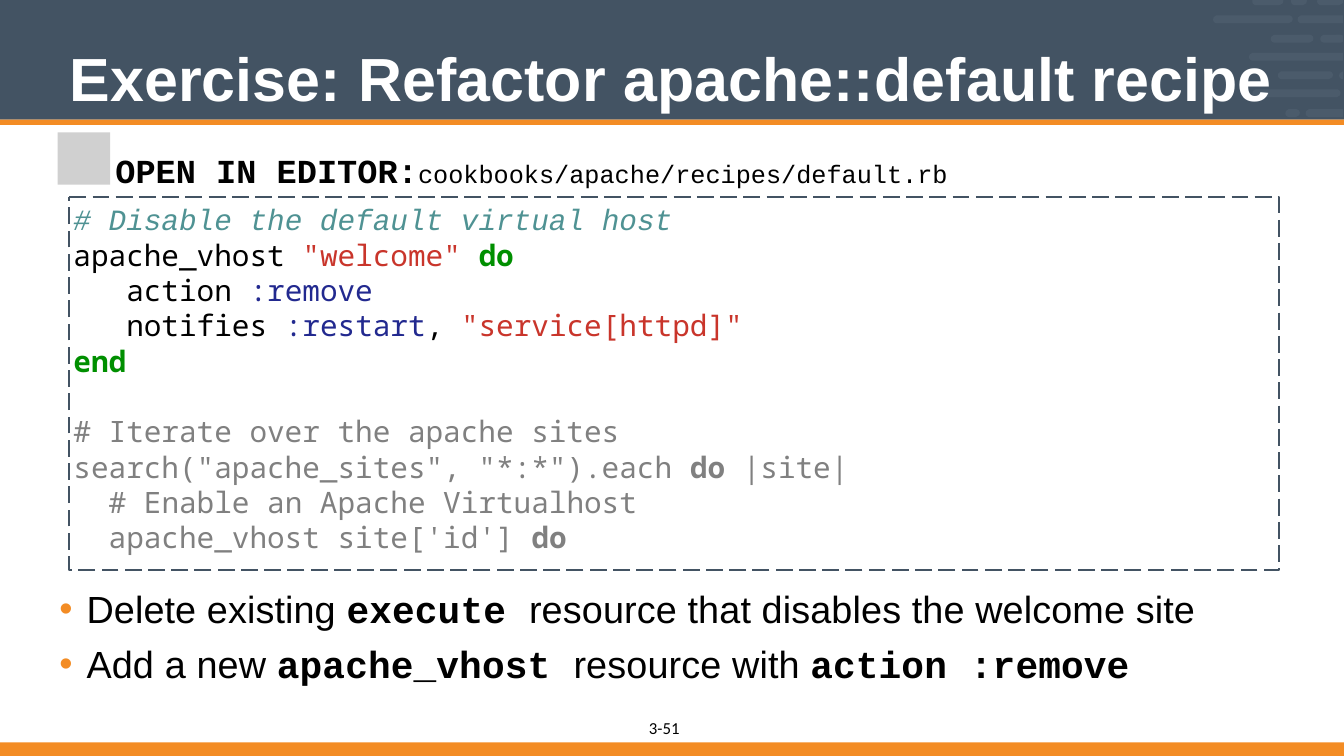
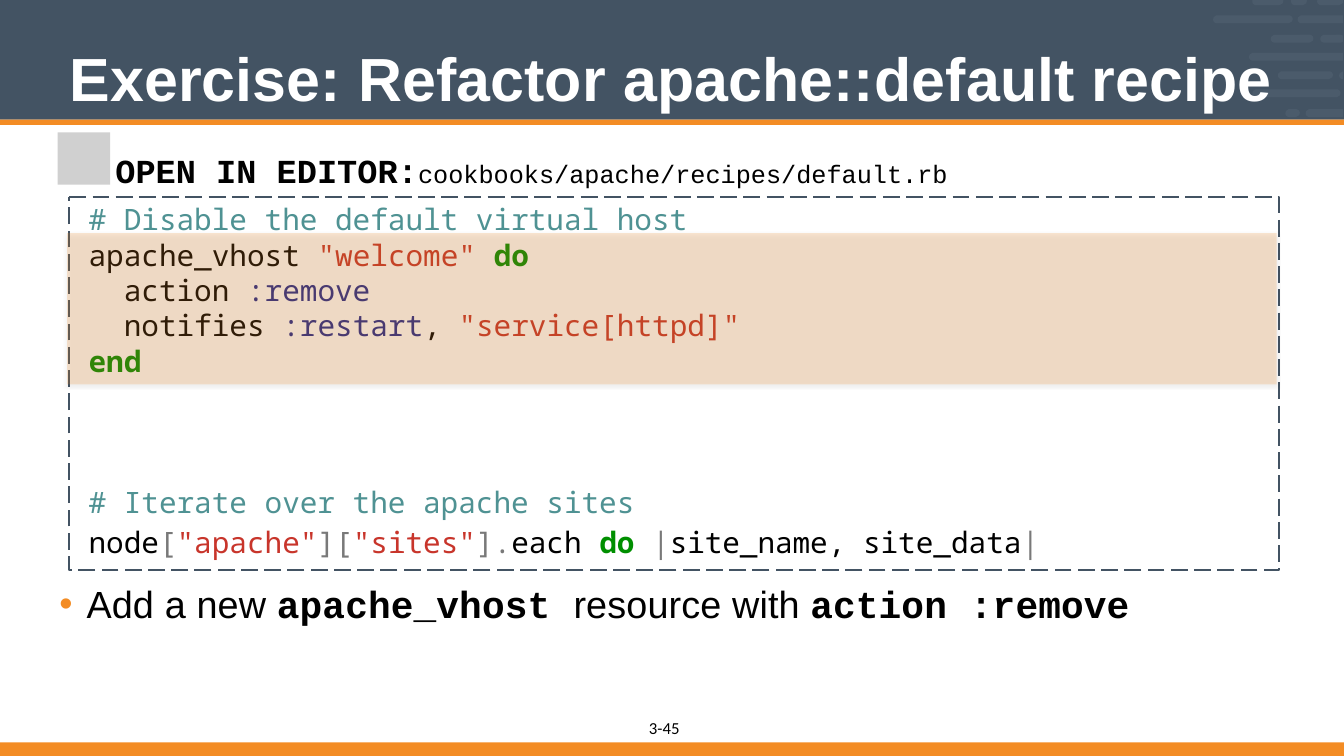
Before and after one commit to vinyar/chef-intermediate, a slide deck: slide 45 of 03-building_custom_resources.pptx (slide 51 before the commit). Drawn at 1344x756 pixels with LibreOffice and Linux fonts; fonts in the diff are those of the drawing; grey boxes stand for pictures. Boxes give left, top, right and bottom in pixels: in the first picture for what was removed or moved away, otherwise in the second. Text is boxed around its words. In the diff, an @@ line names an element or a change of style, - is before the commit and + after.

Commit message:
Updated Custom Resources
* Removed more mention of HWRP from the beginning and end of the content
* Removed the parts where the attendees create a set of data_bags to reduce the length of the section. My thought is that this could be done in a new section if that is important conversation to have but it was getting in the way of completing the section and is not absolutely necessary.
* Updated slides to include more explicit slides to remove content
* Updated slides to highlight new code that is added
* Updated the format of many of the text boxes to have indenting instead of spacing to indent the text boxes.
* Moved :remove action to being added later after the create is complete
* Changed summary questions to ask more about LWRP and not about HWRP and other confusing questions about what language the LWRP are written in.

```diff
--- a/03-building_custom_resources.pptx
+++ b/03-building_custom_resources.pptx
@@ text at (x1=124, y1=207, x2=687, y2=520): font Courier New to Noto Sans Mono, italic off in "# Disable the default virtual host"; text colour #808080 to #4F9293 in "# Iterate over the apache sites" @@
@@ rectangle added at (x1=67, y1=233, x2=1277, y2=384), fill #F38C24 at 20% opacity @@
@@ text at (x1=89, y1=530, x2=1039, y2=560): text changed; text colour #808080 to #000000 @@
-search("apache_sites", "*:*").each do |site|
-# Enable an Apache Virtualhost
-apache_vhost site['id'] do
+node["apache"]["sites"].each do |site_name, site_data|
@@ text at (x1=87, y1=595, x2=1195, y2=630): paragraph removed @@
-• Delete existing execute resource that disables the welcome site
@@ page number at (x1=663, y1=723, x2=680, y2=734): text changed @@
-51
+45
```
Also in this commit, not shown: 12 other slides changed, 2 slides added, 8 slides removed.
